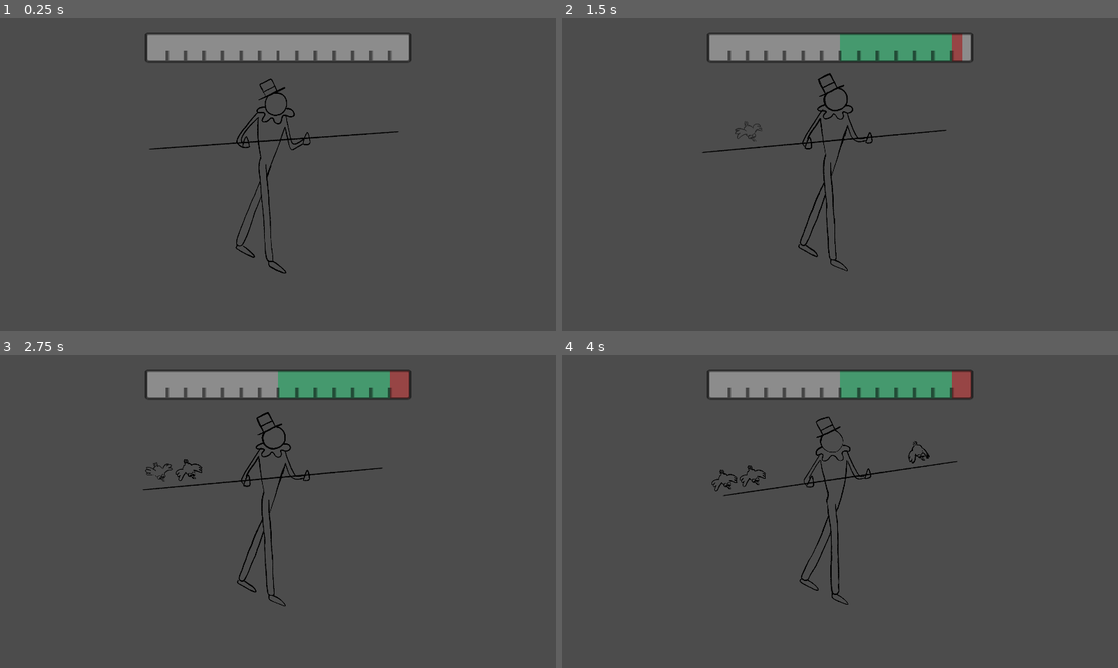
Above: before the commit, frames 1-4 (two rows, left to right).
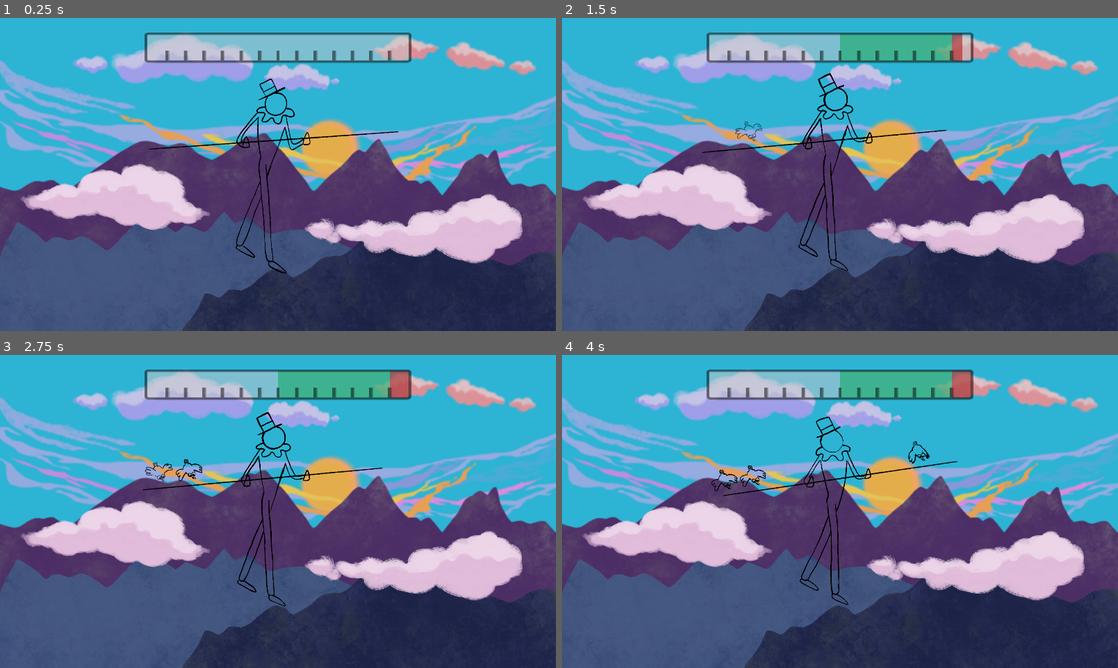
Above: after the commit, the same moments.

Repository: Merliin42/ludum-dare-49
Game: Godot game, scene res://Scenes/Main.tscn
The game is run twice, just before and just after one commit, with the same random seed, the same clock (stepped at 60 frames per second) and the same inputs. The engine's default icon, where the game draws it, is replaced by a stand-in: a white triangle on a blue panel in a dark square.
Inputs:
- Up to frame 1 (0.25 s): no input
- Up to frame 2 (1.5 s): hold Right (right) 0.53-1.28 s; hold Left (left) from 1.28 s (still down)
- Up to frame 3 (2.75 s): release Left (left) at 2.03 s; hold Right (right) from 2.03 s (still down)
- Up to frame 4 (4 s): release Right (right) at 3.53 s; hold Left (left) from 3.53 s (still down)

The runs differ from the first frame. In frame 1, 99% of the frame differs, in the area x 0-100%, y 0-100%; in frame 2, 99%; in frame 3, 99%; in frame 4, 99%.

Commit message:
Integration graphism

Diff:
--- a/Scenes/Main.tscn
+++ b/Scenes/Main.tscn
@@ -11,6 +11,7 @@
 [ext_resource path="res://Assets/Animation/Funambule/Fall-left/fall-left2.png" type="Texture" id=9]
 [ext_resource path="res://Assets/Animation/Funambule/Fall-left/fall-left1.png" type="Texture" id=10]
 [ext_resource path="res://Assets/Animation/Funambule/Fall-left/fall-left7.png" type="Texture" id=11]
+[ext_resource path="res://Assets/fond montagnes.png" type="Texture" id=12]
 
 [sub_resource type="SpriteFrames" id=1]
 animations = [ {
@@ -114,6 +115,13 @@
 
 [node name="HUD" parent="." instance=ExtResource( 3 )]
 
+[node name="CanvasLayer" type="CanvasLayer" parent="."]
+layer = -1
+
+[node name="Sprite" type="Sprite" parent="CanvasLayer"]
+texture = ExtResource( 12 )
+centered = false
+
 [node name="AnimatedSprite" type="AnimatedSprite" parent="."]
 frames = SubResource( 1 )
 animation = "fall_left"
--- a/Scenes/Menu.tscn
+++ b/Scenes/Menu.tscn
@@ -30,10 +30,10 @@
 }
 
 [node name="VSplitContainer" type="VSplitContainer" parent="MarginContainer"]
-margin_left = 761.0
-margin_top = 259.0
-margin_right = 1159.0
-margin_bottom = 821.0
+margin_left = 760.0
+margin_top = 340.0
+margin_right = 1160.0
+margin_bottom = 740.0
 size_flags_horizontal = 4
 size_flags_vertical = 4
 collapsed = true
@@ -43,18 +43,17 @@
 }
 
 [node name="Start" type="TextureButton" parent="MarginContainer/VSplitContainer"]
-margin_right = 398.0
-margin_bottom = 384.0
+margin_right = 400.0
+margin_bottom = 200.0
 size_flags_horizontal = 4
 size_flags_vertical = 4
 texture_normal = ExtResource( 2 )
 texture_pressed = ExtResource( 5 )
 
 [node name="Quit" type="TextureButton" parent="MarginContainer/VSplitContainer"]
-margin_left = 28.0
-margin_top = 384.0
-margin_right = 370.0
-margin_bottom = 562.0
+margin_top = 200.0
+margin_right = 400.0
+margin_bottom = 400.0
 size_flags_horizontal = 4
 size_flags_vertical = 4
 texture_normal = ExtResource( 4 )
Binary file changed: Assets/Menu/play.png
Renamed: Assets/formes/play_hover.png -> Assets/Menu/play_hover.png
Not shown, changed: Assets/Menu/play_hover.png.import
Binary file changed: Assets/Menu/play_pressed.png
Binary file changed: Assets/Menu/quit.png
Renamed: Assets/formes/quit_hover.png -> Assets/Menu/quit_hover.png
Not shown, changed: Assets/Menu/quit_hover.png.import
Binary file changed: Assets/Menu/quit_pressed.png
Renamed: Assets/formes/corde.png -> Assets/corde.png
Not shown, changed: Assets/corde.png.import
Renamed: Assets/formes/fond montagnes.png -> Assets/fond montagnes.png
Not shown, changed: Assets/fond montagnes.png.import
(and 17 more such lines)
